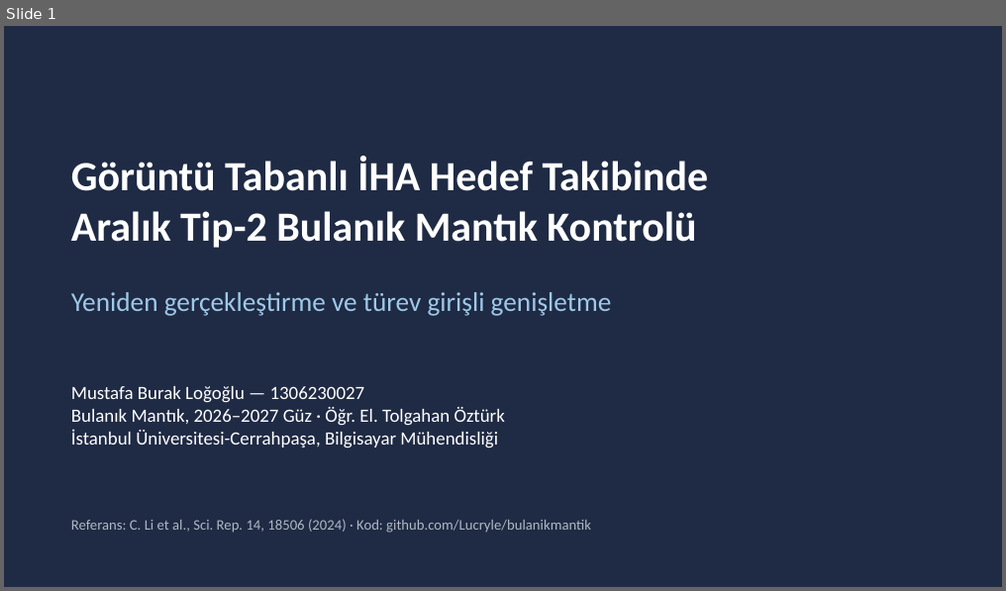
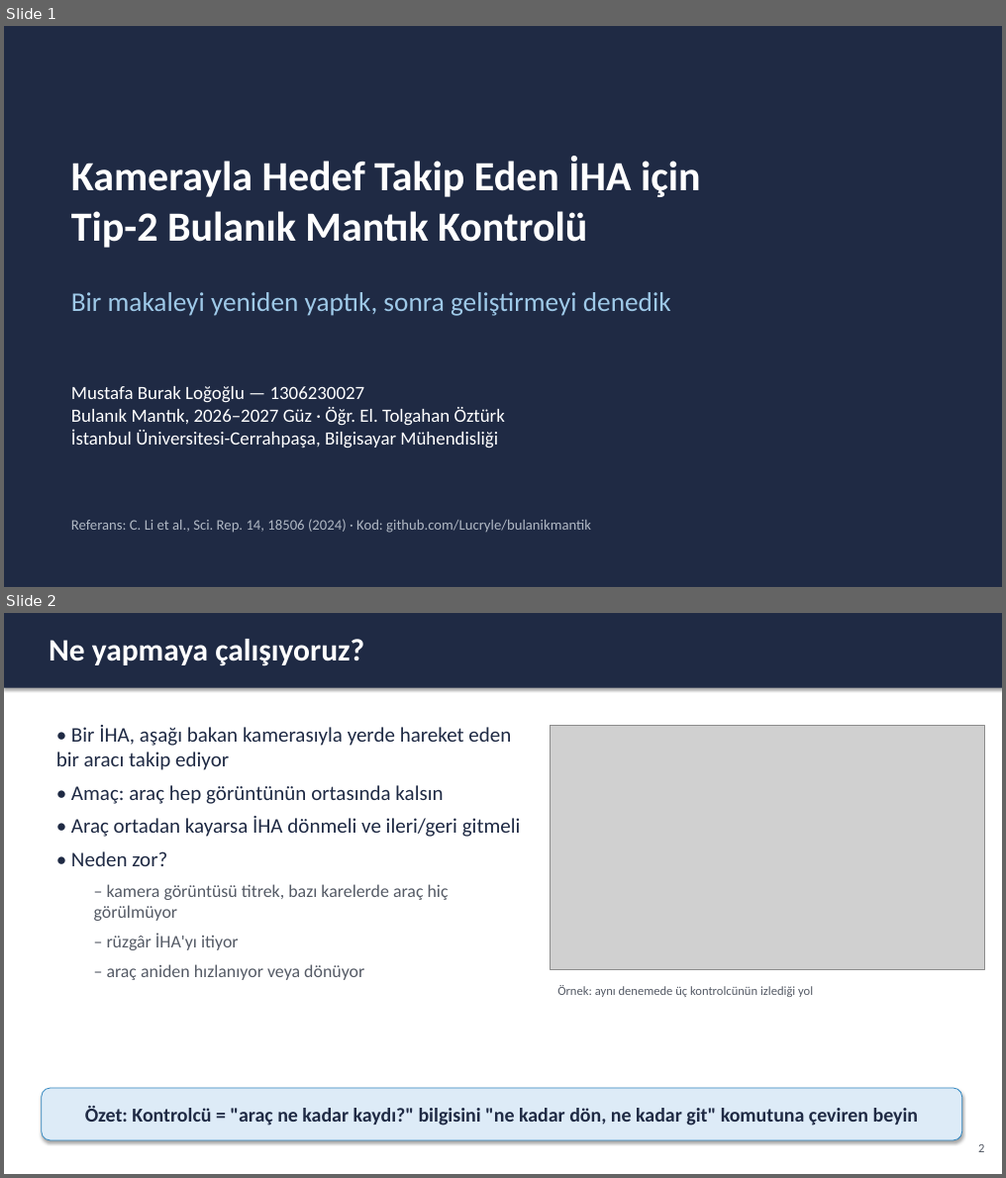
Before and after one commit to Lucryle/bulanikmantik, a slide deck: presentation/sunum.pptx. Shown one above the other, each under a label of ours: slide 1 before the commit, slides 1 and 2 after it. The pictures are 1006x591 and 1006x1178 pixels, drawn with LibreOffice and Linux fonts; fonts in the diff are those of the drawing; grey boxes stand for pictures. Boxes give left, top, right and bottom in pixels: in the first picture for what was removed or moved away, otherwise in the second. Text is boxed around its words. In the diff, an @@ line names an element or a change of style, - is before the commit and + after.

```diff
--- a/presentation/sunum.pptx
+++ b/presentation/sunum.pptx
@@ slide 2 added at bbox=[4, 613, 1002, 1174], background #FFFFFF @@
@@ rectangle added at bbox=[4, 613, 1002, 688], fill #1F2A44 @@
@@ text added at bbox=[49, 639, 364, 666], 30 pt, text #FFFFFF, bold @@
+Ne yapmaya çalışıyoruz?
@@ text added at bbox=[56, 725, 521, 980], 20 pt, text #1F2A44 @@
+• Bir İHA, aşağı bakan kamerasıyla yerde hareket eden bir aracı takip ediyor
+• Amaç: araç hep görüntünün ortasında kalsın
+• Araç ortadan kayarsa İHA dönmeli ve ileri/geri gitmeli
+• Neden zor?
+  – kamera görüntüsü titrek, bazı karelerde araç hiç görülmüyor
+  – rüzgâr İHA'yı itiyor
+  – araç aniden hızlanıyor veya dönüyor
@@ picture added at bbox=[550, 725, 985, 969] @@
@@ text added at bbox=[557, 985, 813, 997], 12 pt, text #555B66 @@
+Örnek: aynı denemede üç kontrolcünün izlediği yol
@@ rounded rectangle added at bbox=[42, 1088, 962, 1141], fill #DDEBF7, outline #2E86C1 0.75 pt, 19 pt, text #1F2A44, bold @@
+Özet: Kontrolcü = "araç ne kadar kaydı?" bilgisini "ne kadar dön, ne kadar git" komutuna çeviren beyin
@@ text added at bbox=[978, 1145, 984, 1153], 12 pt, text #555B66 @@
+2
@@ slide 1 changed as well @@
@@ text at bbox=[71, 157, 701, 248]: text changed @@
-Görüntü Tabanlı İHA Hedef Takibinde
-Aralık Tip-2 Bulanık Mantık Kontrolü
+Kamerayla Hedef Takip Eden İHA için
+Tip-2 Bulanık Mantık Kontrolü
@@ text at bbox=[71, 292, 671, 316]: text changed @@
-Yeniden gerçekleştirme ve türev girişli genişletme
+Bir makaleyi yeniden yaptık, sonra geliştirmeyi denedik
```
Also in this commit, not shown: 7 other slides changed, 16 other slides added, 14 slides removed, 1 other file.
